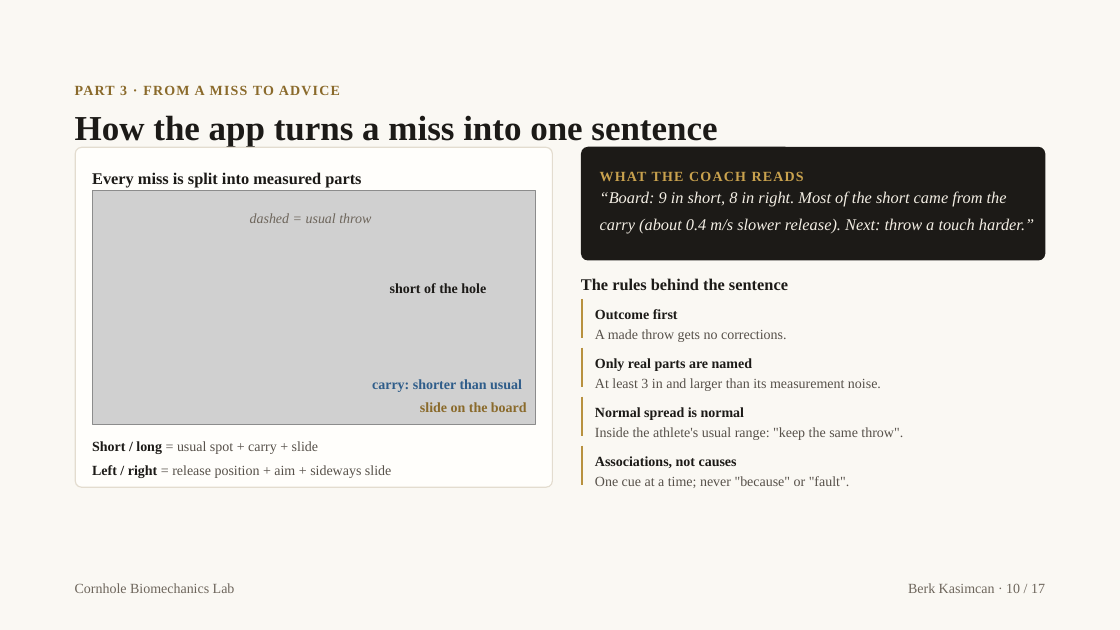
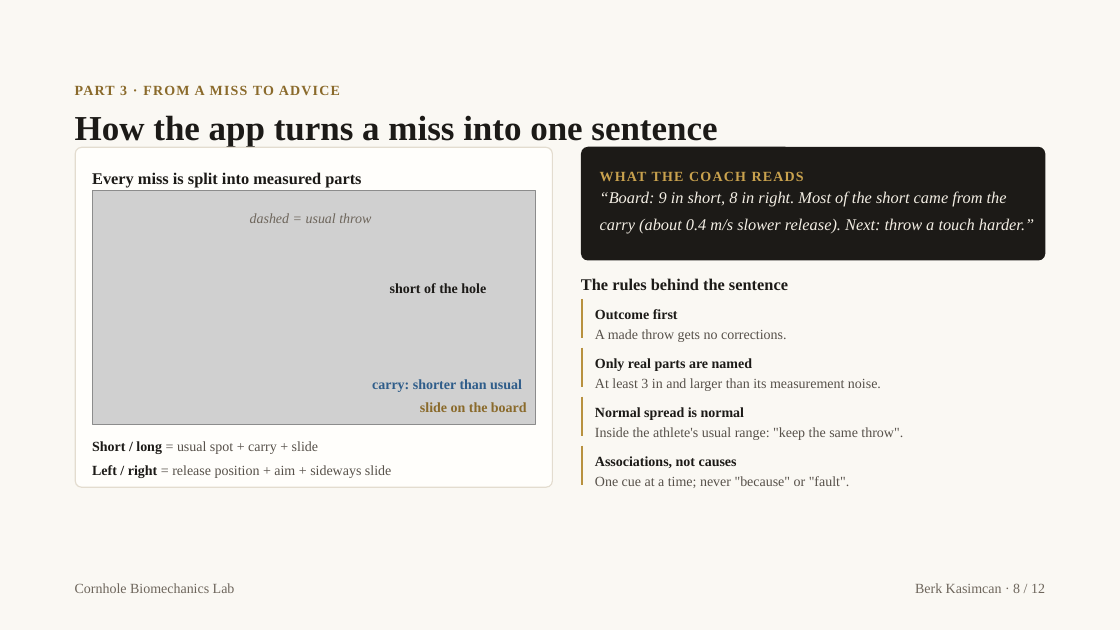
Before and after one commit to Berkonas/CornHoleBiomech, a slide deck: slide 8 of docs/presentation/Cornhole Biomechanics Lab - Final.pptx (slide 10 before the commit). Drawn at 1120x630 pixels with LibreOffice and Linux fonts; fonts in the diff are those of the drawing; grey boxes stand for pictures. Boxes give left, top, right and bottom in pixels: in the first picture for what was removed or moved away, otherwise in the second. Text is boxed around its words. In the diff, an @@ line names an element or a change of style, - is before the commit and + after.

```diff
--- a/docs/presentation/Cornhole Biomechanics Lab - Final.pptx
+++ b/docs/presentation/Cornhole Biomechanics Lab - Final.pptx
@@ text at (915, 583, 1045, 593): text changed @@
-Berk Kasimcan · 10 / 17
+Berk Kasimcan · 8 / 12
```
Also in this commit, not shown: 15 other slides changed, 3 slides added, 14 other files.
